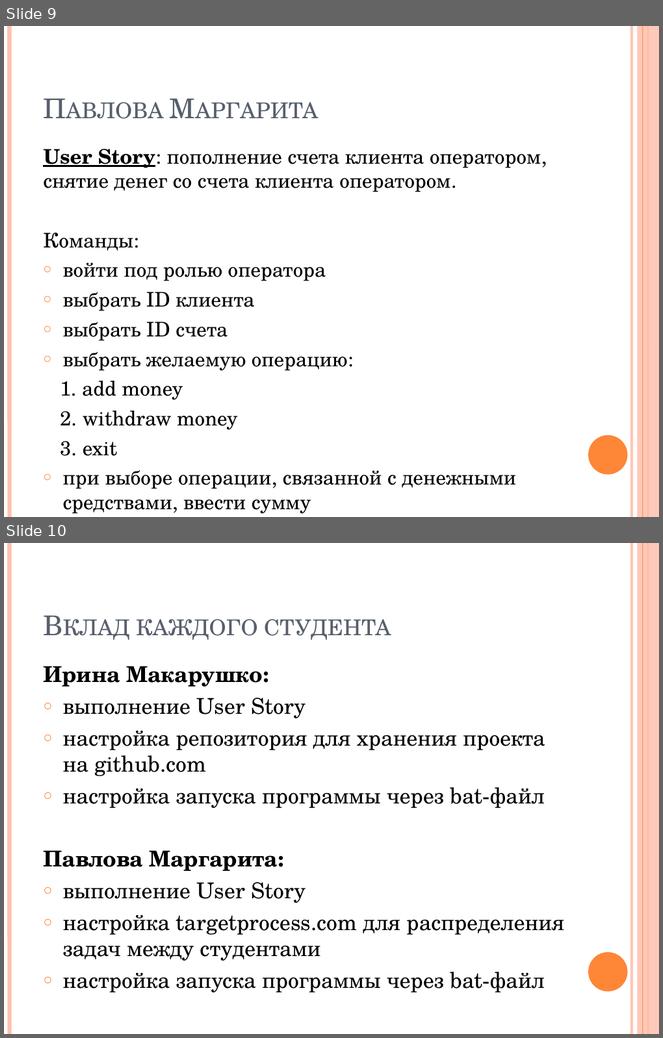
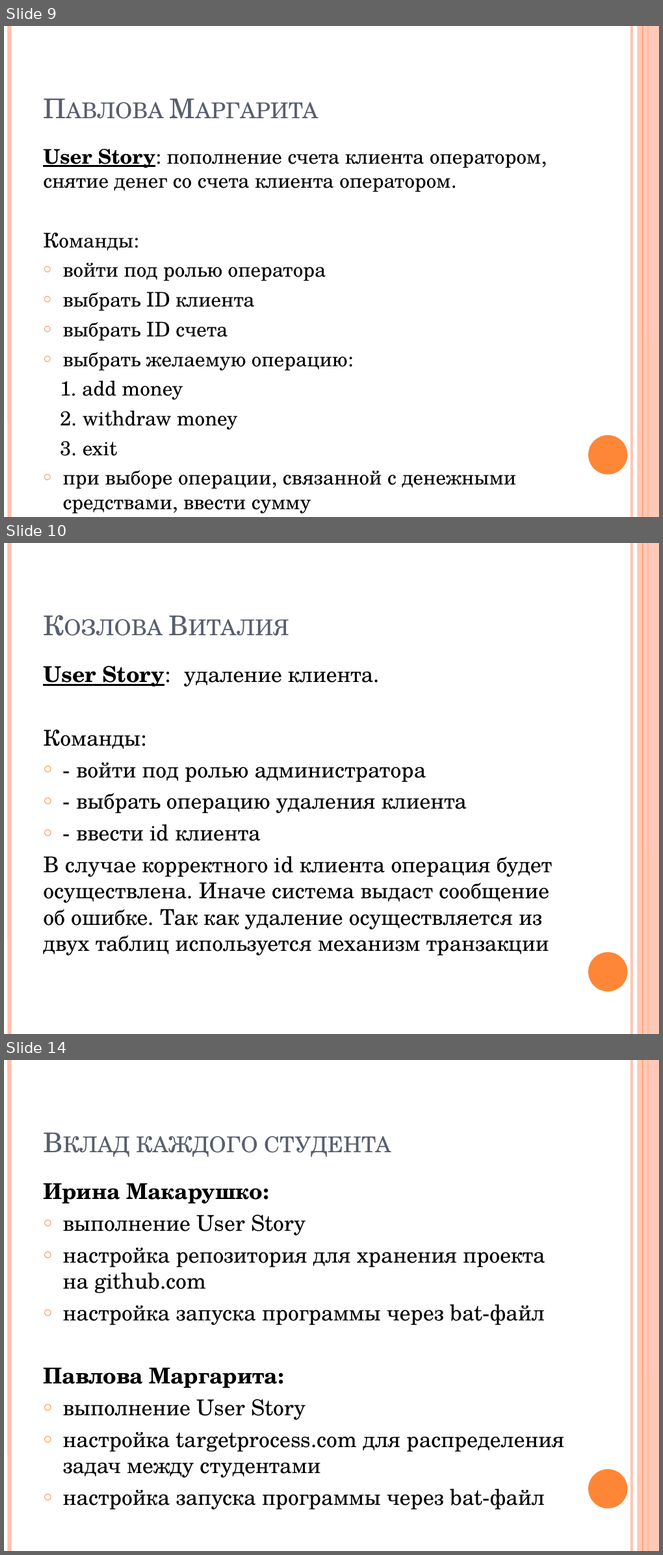
Before and after one commit to IrinaMakarushko/BankSystem, a slide deck: Спецкурс. Презентация.pptx. Shown one above the other, each under a label of ours: slides 9 and 10 before the commit, slides 9, 10 and 14 after it; the slides between them are not shown. The pictures are 663x1038 and 663x1555 pixels, drawn with LibreOffice and Linux fonts; fonts in the diff are those of the drawing. Boxes give left, top, right and bottom in pixels: in the first picture for what was removed or moved away, otherwise in the second. Text is boxed around its words. In the diff, an @@ line names an element or a change of style, - is before the commit and + after.

```diff
--- a/Спецкурс. Презентация.pptx
+++ b/Спецкурс. Презентация.pptx
@@ slide 10 added at (4,543,659,1034), background #FFFFFF; not listed: 6 template elements that a slide beside it also shows @@
@@ title added at (36,563,572,644), 30 pt, text #575F6D, small capitals @@
+Козлова Виталия
@@ text added at (43,666,553,956), 24 pt, text #000000 @@
+User Story: удаление клиента.
+Команды:
+○ - войти под ролью администратора
+○ - выбрать операцию удаления клиента
+○ - ввести id клиента
+В случае корректного id клиента операция будет осуществлена. Иначе система выдаст сообщение об ошибке. Так как удаление осуществляется из двух таблиц используется механизм транзакции
@@ what was slide 10 is now slide 14 @@
```
Also in this commit, not shown: 4 other slides added, 7 other files.
